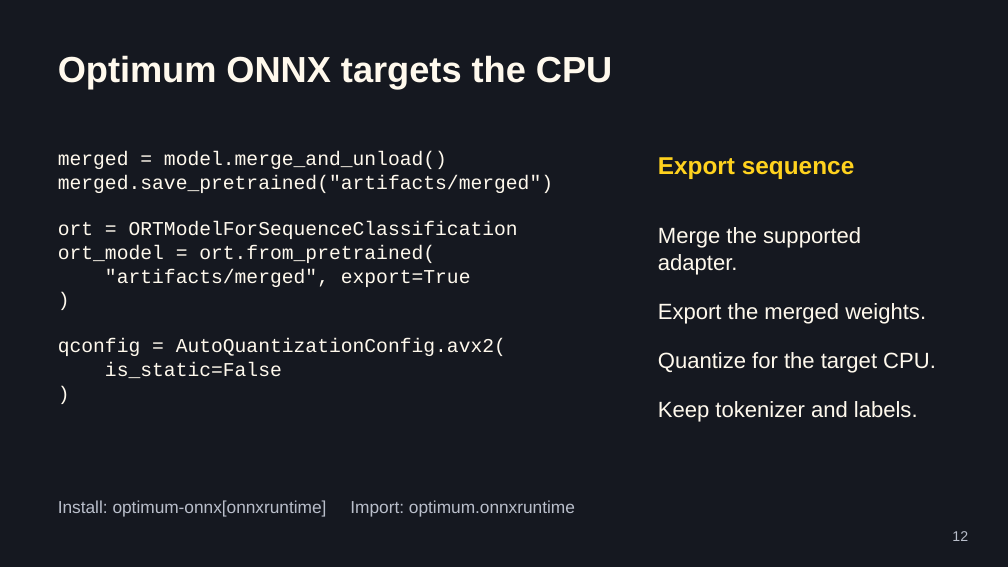
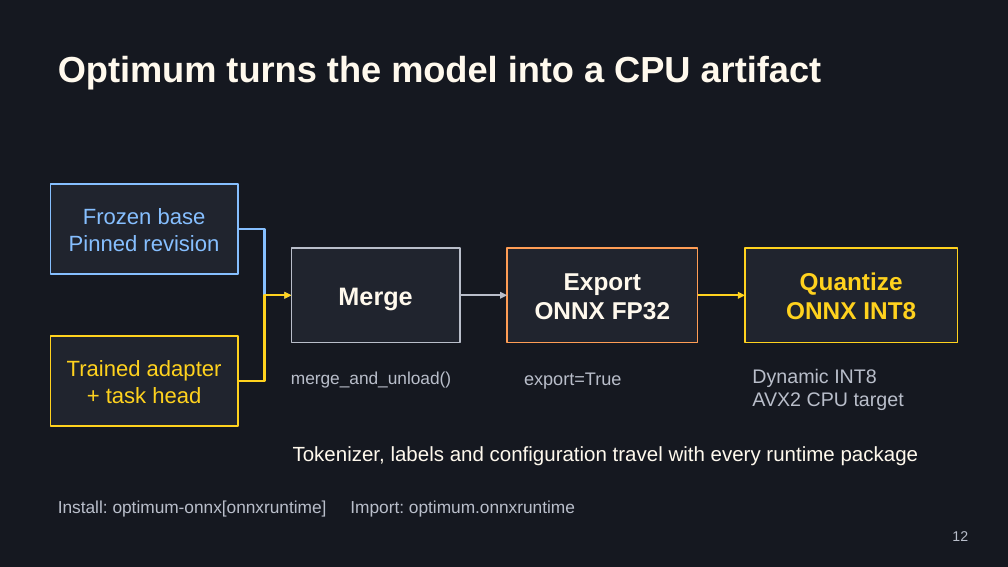
Before and after one commit to jemsbhai/bringing-the-heat, a slide deck: slide 12 of output/Bringing-the-Heat.pptx. Drawn at 1008x567 pixels with LibreOffice and Linux fonts; fonts in the diff are those of the drawing. Boxes give left, top, right and bottom in pixels: in the first picture for what was removed or moved away, otherwise in the second. Text is boxed around its words. In the diff, an @@ line names an element or a change of style, - is before the commit and + after.

```diff
--- a/output/Bringing-the-Heat.pptx
+++ b/output/Bringing-the-Heat.pptx
@@ text at box(58, 55, 822, 89): text changed @@
-Optimum ONNX targets the CPU
+Optimum turns the model into a CPU artifact
@@ text removed at box(58, 152, 553, 378) @@
-merged = model.merge_and_unload()
-merged.save_pretrained("artifacts/merged")
-ort = ORTModelForSequenceClassification
-ort_model = ort.from_pretrained(
-"artifacts/merged", export=True
-)
-qconfig = AutoQuantizationConfig.avx2(
-is_static=False
-)
@@ text removed at box(658, 157, 854, 179) @@
-Export sequence
@@ rectangle added at box(51, 185, 238, 274), fill #20242E, outline #86BFFF 1.5 pt, 21 pt, text #86BFFF @@
+Frozen base
+Pinned revision
@@ elbow arrow added from (238, 229) to (291, 296), #86BFFF 2.25 pt @@
@@ text removed at box(658, 227, 936, 422) @@
-Merge the supported adapter.
-Export the merged weights.
-Quantize for the target CPU.
-Keep tokenizer and labels.
@@ rectangle added at box(291, 248, 460, 343), fill #20242E, outline #B9BECA 1.5 pt, 24 pt, text #FFF9ED, bold @@
+Merge
@@ rectangle added at box(507, 248, 698, 343), fill #20242E, outline #FF9D55 1.5 pt, 23.2 pt, text #FFF9ED, bold @@
+Export
+ONNX FP32
@@ rectangle added at box(745, 248, 957, 343), fill #20242E, outline #FFD21E 1.5 pt, 23.2 pt, text #FFD21E, bold @@
+Quantize
+ONNX INT8
@@ elbow arrow added from (238, 381) to (291, 296), #FFD21E 2.25 pt @@
@@ arrow added from (460, 296) to (507, 296), #B9BECA 2.25 pt @@
@@ arrow added from (698, 296) to (745, 296), #FFD21E 2.25 pt @@
@@ rectangle added at box(51, 337, 238, 426), fill #20242E, outline #FFD21E 1.5 pt, 21 pt, text #FFD21E @@
+Trained adapter
++ task head
@@ text added at box(291, 371, 451, 388), 16.5 pt, text #B9BECA @@
+merge_and_unload()
@@ text added at box(524, 372, 622, 389), 17.2 pt, text #B9BECA @@
+export=True
@@ text added at box(752, 369, 904, 410), 18.8 pt, text #B9BECA @@
+Dynamic INT8
+AVX2 CPU target
@@ text added at box(293, 446, 919, 466), 19.5 pt, text #FFF9ED @@
+Tokenizer, labels and configuration travel with every runtime package
```
Also in this commit, not shown: 5 other slides changed, 3 slides added, 3 slides removed, 38 other files.
